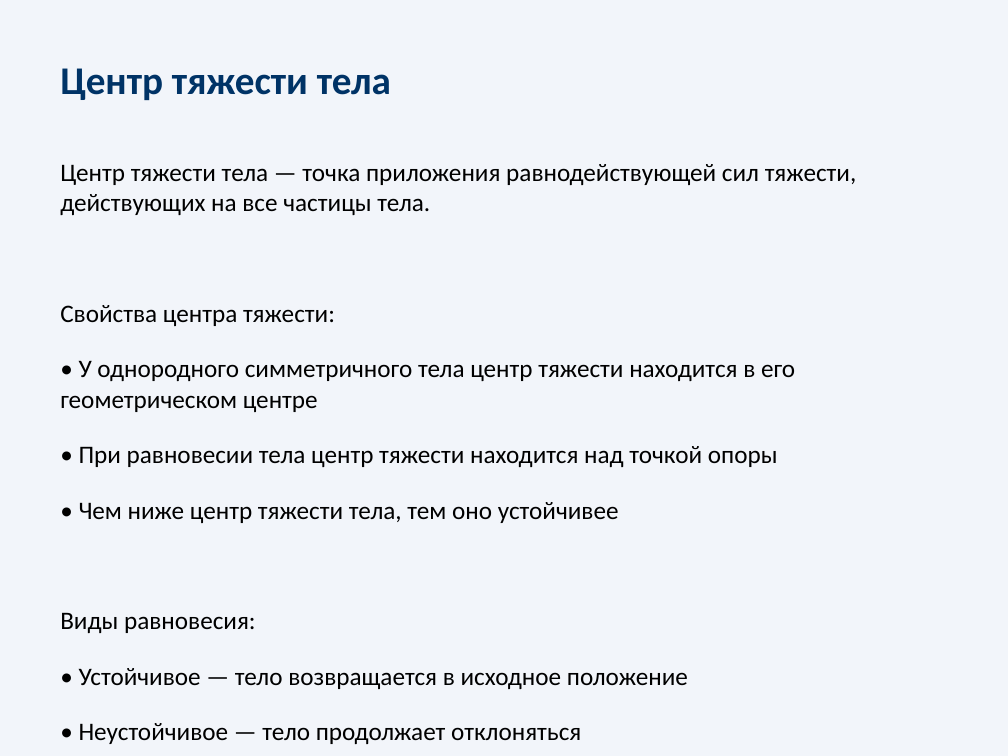
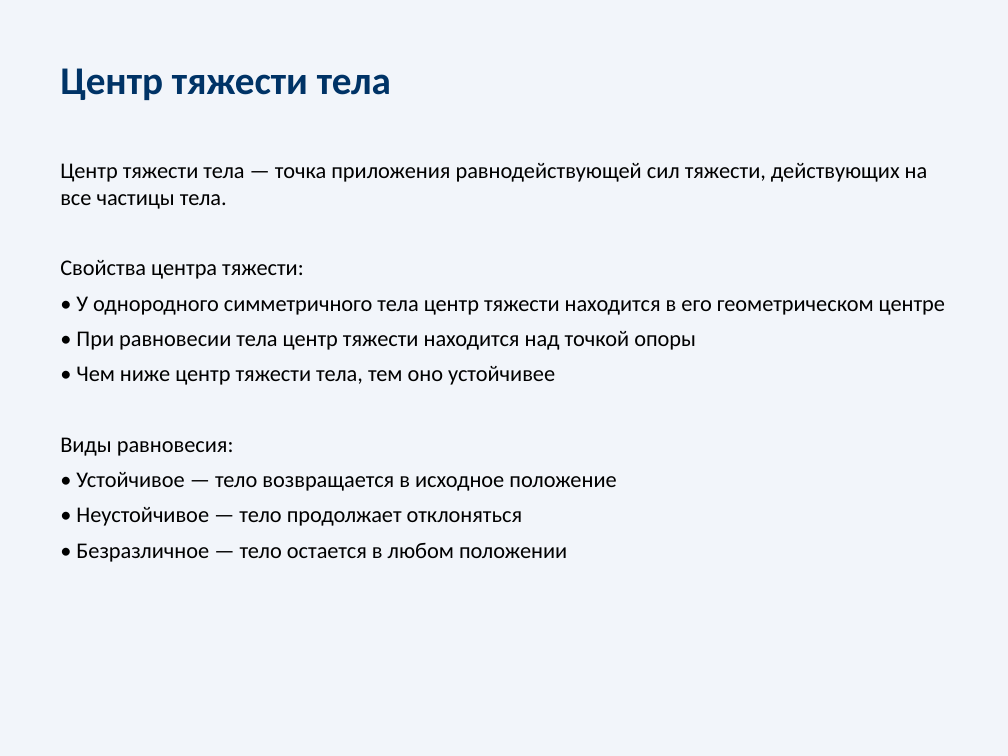
Before and after one commit to F1exmp/physics, a slide deck: slide 3 of lessons/9/9_28_Решение_задач_Момент_силы_и_центр_тяжести/9_28_Решение_задач_Момент_силы_и_центр_тяжести.pptx. Drawn at 1008x756 pixels with LibreOffice and Linux fonts; fonts in the diff are those of the drawing. Boxes give left, top, right and bottom in pixels: in the first picture for what was removed or moved away, otherwise in the second. Text is boxed around its words. In the diff, an @@ line names an element or a change of style, - is before the commit and + after.

```diff
--- a/lessons/9/9_28_Решение_задач_Момент_силы_и_центр_тяжести/9_28_Решение_задач_Момент_силы_и_центр_тяжести.pptx
+++ b/lessons/9/9_28_Решение_задач_Момент_силы_и_центр_тяжести/9_28_Решение_задач_Момент_силы_и_центр_тяжести.pptx
@@ text "Центр тяжести тела — точка ..." at [60,163,945,562]: size 18 to 16 pt; less space between paragraphs @@
```
Also in this commit, not shown: 15 other slides changed, 7 slides added.
